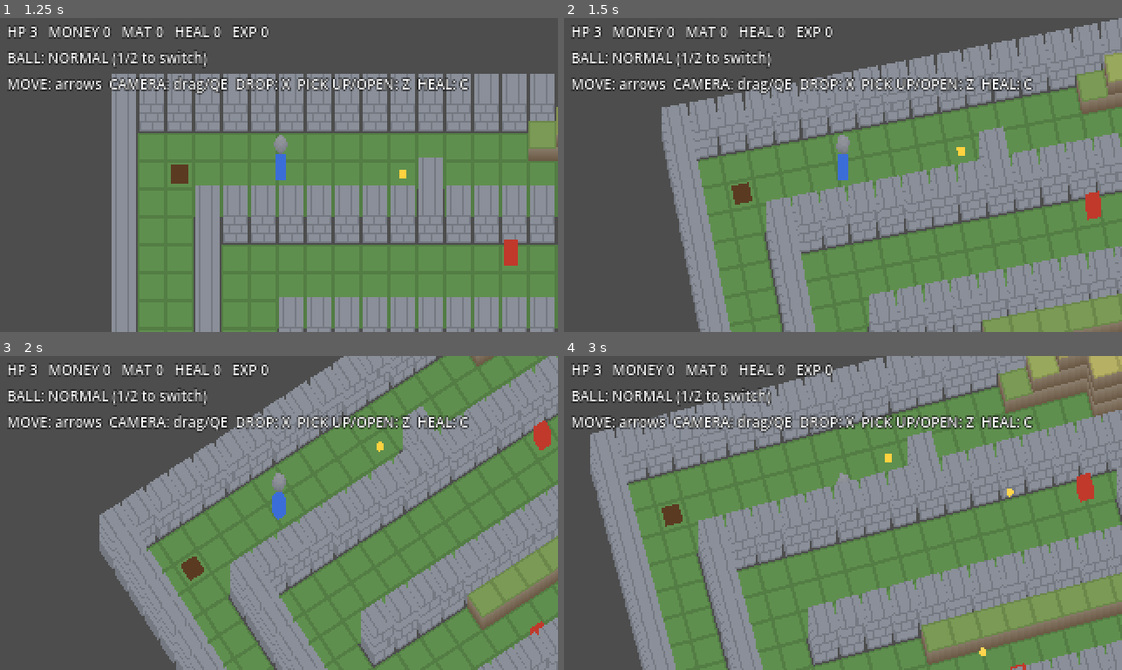
Above: before the commit, frames 1-4 (two rows, left to right).
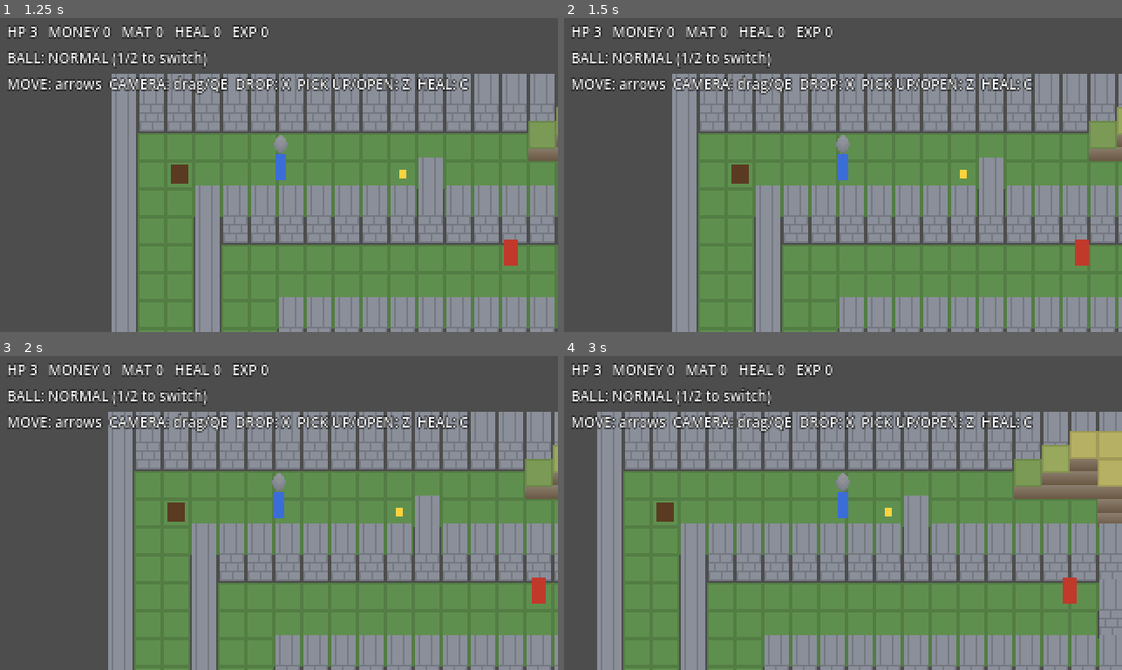
Above: after the commit, the same moments.

Repository: MiyazakiTakumi-724/dot-3d-game
Game: Godot game, scene res://scenes/area_02.tscn
Same seed, same stepped clock (60 frames per second), same inputs: the game is played once before the commit and once after it.
Inputs (mouse positions are in pixels of both pictures, inside the frame that each line leads up to):
- Up to frame 1 (1.25 s): tap Enter at 0.5 s; move the mouse to (401, 159) at 0.52 s; hold Right from 0.53 s (still down); hold Shift from 0.53 s (still down); click (401, 159) at 0.67 s
- Up to frame 2 (1.5 s): release Right at 1.25 s; release Shift at 1.25 s; drag from (731, 190) to (815, 237) at 1.27 s
- Up to frame 3 (2 s): no input
- Up to frame 4 (3 s): move the mouse to (898, 443) at 2.02 s; hold Right 2.03-2.75 s; tap Ctrl at 2.1 s; click (898, 443) at 2.17 s; drag from (815, 575) to (675, 465) at 2.77 s

Frame 1 is identical in both runs. In frame 2, 36% of the frame differs, in the area x 17-100%, y 0-100%; in frame 3, 46%; in frame 4, 58%, in the area x 4-100%, y 0-100%.

Commit message:
feat: カメラは右ドラッグだけで回す・画面の点をワールドに直す
Co-Authored-By: Claude Opus 5.5 <noreply@anthropic.com>
Claude-Session: https://claude.ai/code/session_01V8ZRqMy3Fk13HeuYJHLPNU

Diff:
--- a/scripts/render/stack_camera.gd
+++ b/scripts/render/stack_camera.gd
@@ -1,7 +1,7 @@
 class_name StackCamera
 extends Node2D
 ## sprite stacking 用のカメラ。ワールド座標（真上から見た平面）を画面座標に変える。
-## Q / E、またはマウスのボタンを押したまま左右に動かして回す。
+## Q / E、またはマウスの右ボタンを押したまま左右に動かして回す（左クリックはアイテムを使うボタン）。
 
 const SCREEN_CENTER := Vector2(160, 90)
 const TURN_SPEED := PI / 2  # 1秒で90°
@@ -20,13 +20,16 @@
 
 func _unhandled_input(event: InputEvent) -> void:
 	if event is InputEventMouseMotion:
-		var held := MOUSE_BUTTON_MASK_LEFT | MOUSE_BUTTON_MASK_RIGHT
-		if event.button_mask & held:
+		if event.button_mask & MOUSE_BUTTON_MASK_RIGHT:
 			angle = wrapf(angle + event.relative.x * MOUSE_SENSITIVITY, -PI, PI)
 
 func world_to_screen(world: Vector2, height_px: float) -> Vector2:
 	var p := (world - focus).rotated(-angle)
 	return SCREEN_CENTER + p - Vector2(0, height_px)
+
+## world_to_screen の逆。height_px の高さの面の上で、画面の点に当たるワールドの位置。
+func screen_to_world(screen: Vector2, height_px: float) -> Vector2:
+	return focus + (screen - SCREEN_CENTER + Vector2(0, height_px)).rotated(angle)
 
 ## 画面上の向き（例：上キー = Vector2.UP）をワールドの向きに変える。
 func screen_dir_to_world(dir: Vector2) -> Vector2:
--- a/tests/test_camera_mouse.gd
+++ b/tests/test_camera_mouse.gd
@@ -6,10 +6,11 @@
 	e.button_mask = mask
 	cam._unhandled_input(e)
 
-func test_drag_with_button_held_rotates():
+## 左クリックはアイテムを使うボタンなので、左ドラッグではカメラを回さない
+func test_left_drag_does_not_rotate():
 	var c: StackCamera = autofree(StackCamera.new())
 	_drag(c, 50, MOUSE_BUTTON_MASK_LEFT)
-	assert_almost_eq(c.angle, 50 * StackCamera.MOUSE_SENSITIVITY, 0.0001)
+	assert_eq(c.angle, 0.0)
 
 func test_drag_right_button_also_rotates():
 	var c: StackCamera = autofree(StackCamera.new())
--- a/tests/test_stack_camera.gd
+++ b/tests/test_stack_camera.gd
@@ -27,3 +27,11 @@
 func test_nearer_objects_have_larger_depth():
 	var c := _cam()
 	assert_gt(c.depth_key(Vector2(0, 50)), c.depth_key(Vector2(0, 10)))
+
+func test_screen_to_world_roundtrip():
+	var c := _cam()
+	c.angle = 1.0
+	c.focus = Vector2(40, 70)
+	var w := Vector2(123, 45)
+	var s := c.world_to_screen(w, 16)
+	assert_almost_eq(c.screen_to_world(s, 16), w, Vector2(0.01, 0.01))
